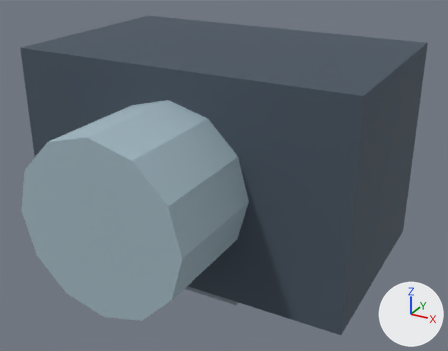
Before and after pictures for a commit that changed the glTF model arte/modelos/turno-cero/tecnologia_camera.glb.
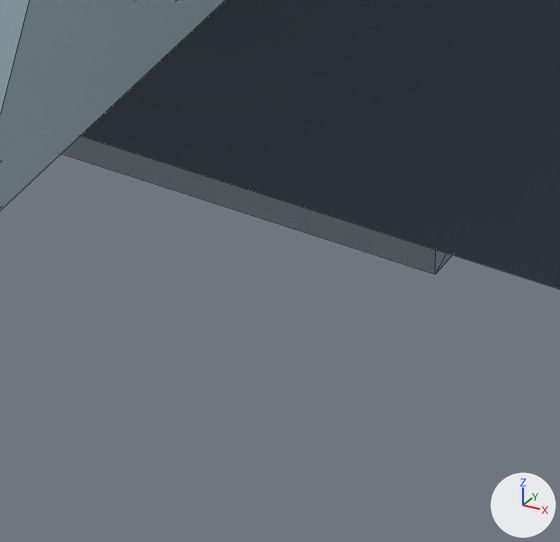
Each version appears first whole from a camera (50 mm lens) standing at (0.369, -0.68, 0.477) and looking at (0.023, -0.052, 0.163), and next in a close-up on the part from 39% to 57% of the width and 76% to 98% of the height. Arrows for +X, +Y and +Z are at lower right; the lights stay in place. The last two pictures show the newer version. The close-ups show mesh edges as thin lines. Vertices at exactly the same position are counted once.
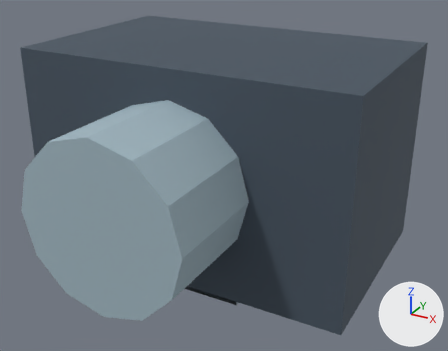
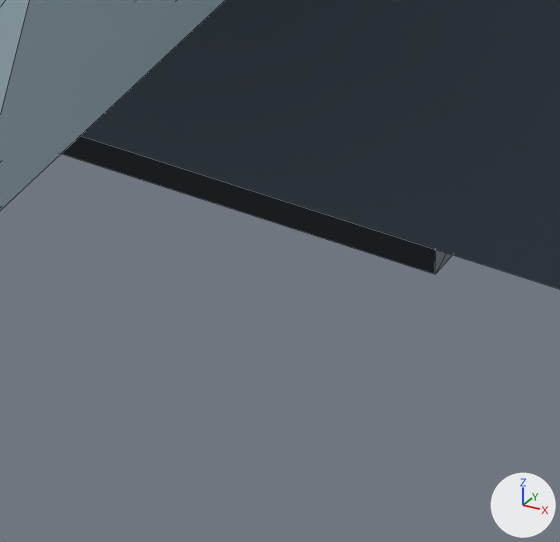
Where the change shows, as pixel boxes (x1, y1, x2, y2) in the close-ups (560 x 542 px):
part 1 of me_mesh_0, recoloured (grey to black): (61, 136, 439, 274) in both

The edits, one by one:
me_mesh_0 is used by ob_mesh_0; location (0.0, 0.0, 0.0).
me_mesh_0 had 42 vertices, 72 faces and spanned x -0.215..0.215, y -0.27..0.135, z 0.0..0.315.
me_mesh_0 now has 40 vertices, 68 faces and spans x -0.215..0.215, y -0.27..0.135, z 0.0..0.315.
me_mesh_0 part 1: 22 kept faces spanning x -0.215..0.215, y -0.27..0.135, z 0.0..0.13 get new vertex colours.
Edits to the shape of me_mesh_0 do not show in these pictures.
